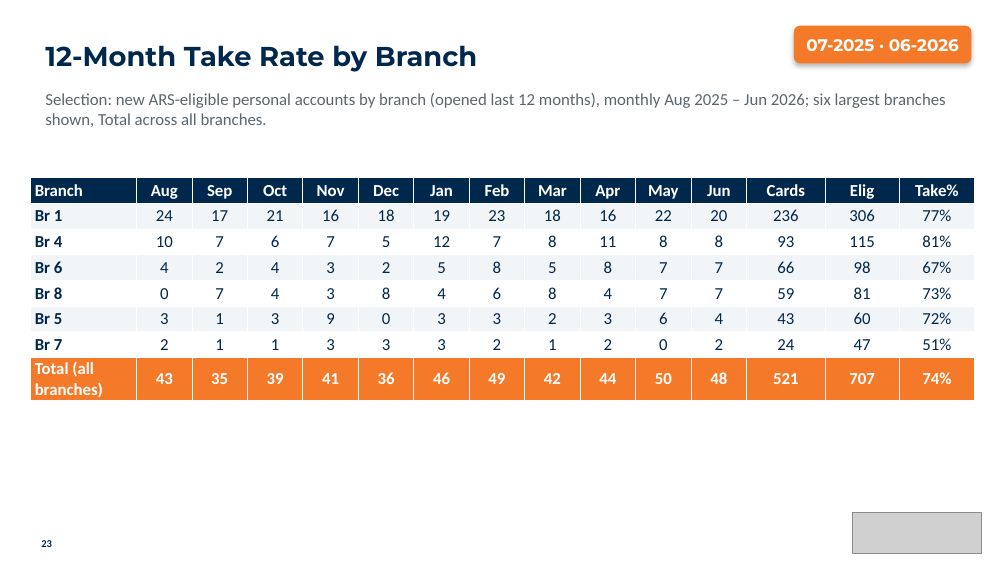
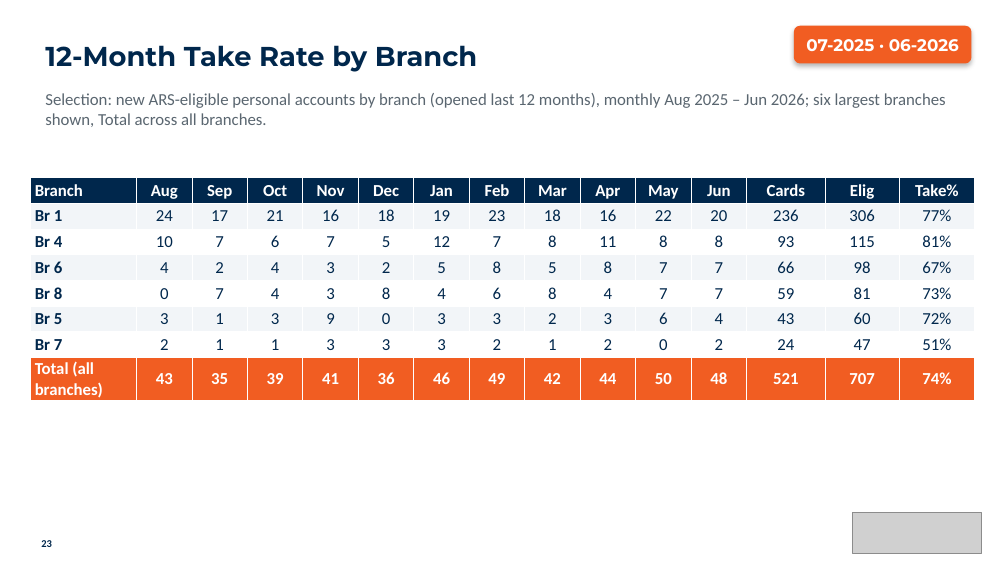
Before and after one commit to aburgard-csi/Velocity_Reporting, a slide deck: slide 23 of templates/multi-product_reference_deck.pptx. Drawn at 1008x567 pixels with LibreOffice and Linux fonts; fonts in the diff are those of the drawing; grey boxes stand for pictures. Boxes give left, top, right and bottom in pixels: in the first picture for what was removed or moved away, otherwise in the second. Text is boxed around its words. In the diff, an @@ line names an element or a change of style, - is before the commit and + after.

```diff
--- a/templates/multi-product_reference_deck.pptx
+++ b/templates/multi-product_reference_deck.pptx
@@ rounded rectangle "07-2025 · 06-2026" at bbox=[794, 26, 972, 64]: fill #F47A29 to #F15D22 @@
@@ table at bbox=[30, 178, 972, 402] @@
@@ fill #F47A29 to #F15D22 in row 8 @@
```
Also in this commit, not shown: 50 other slides changed, 12 other files.
